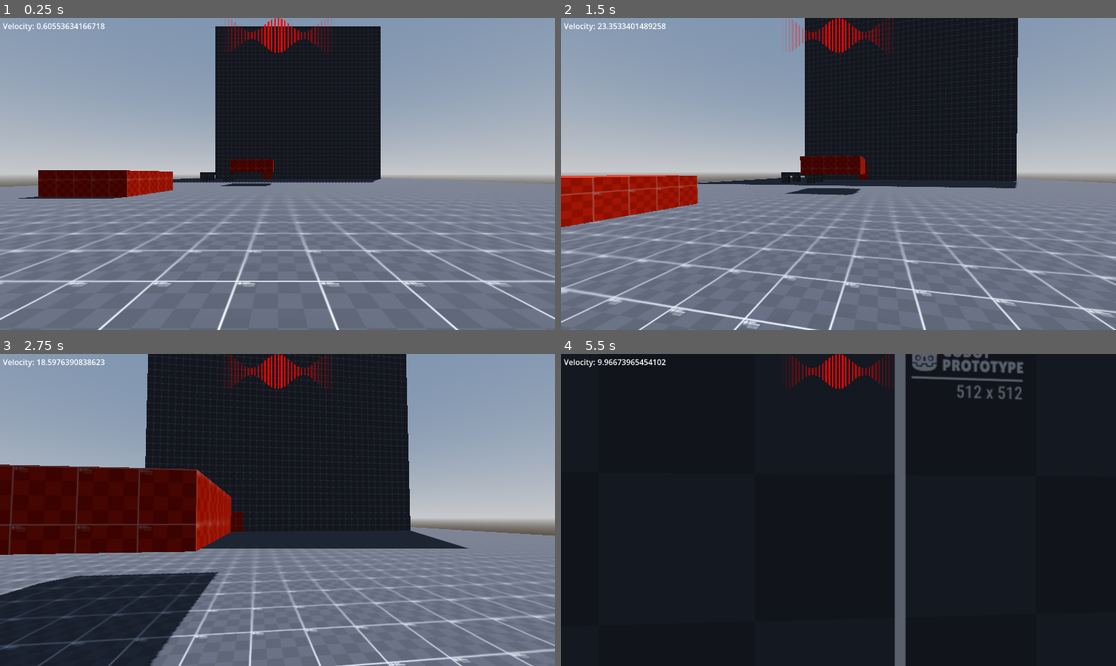
Above: before the commit, frames 1-4 (two rows, left to right).
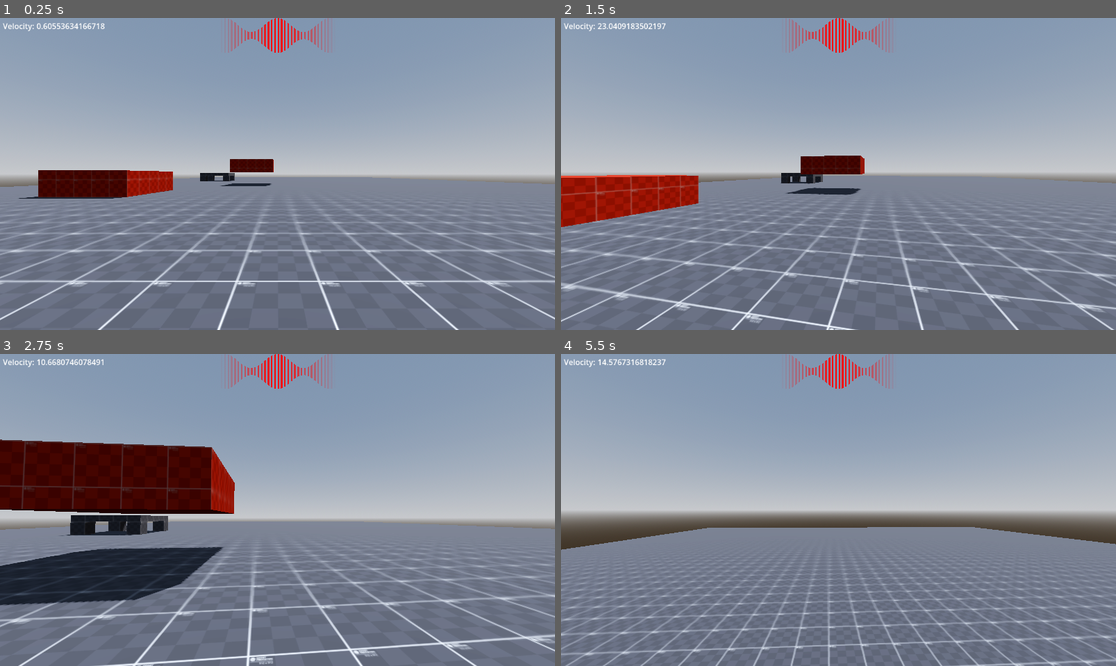
Above: after the commit, the same moments.

Repository: WasteIy/GameOff2025
Game: Godot game, scene res://Scenes/Levels/test_level.tscn
Two runs of this game, one before a commit and one after it. Both use one fixed random seed, a clock stepped at 60 frames per second and the inputs below.
Inputs (mouse positions are in pixels of both pictures, inside the frame that each line leads up to):
- Up to frame 1 (0.25 s): no input
- Up to frame 2 (1.5 s): tap Enter at 0.5 s; move the mouse to (866, 174) at 0.52 s; hold W (move_forward) from 0.53 s (still down); tap Space (jump) at 0.6, 0.77, 1.07, 1.35 s; click (866, 174) at 0.67 s; move the mouse to (810, 174) at 1.27 s
- Up to frame 3 (2.75 s): keep holding W (move_forward); tap Space (jump) at 1.52, 1.82, 2.1 s; move the mouse to (288, 503) at 2.02 s
- Up to frame 4 (5.5 s): keep holding W (move_forward); move the mouse to (832, 516) at 2.77 s; tap Space (jump) at 2.85, 3.02, 3.32, 3.6, 3.77, 4.07, 4.35, 4.52, 4.82, 5.1 s; click (832, 516) at 2.92 s; move the mouse to (877, 513) at 3.52 s; move the mouse to (794, 506) at 4.27 s; move the mouse to (844, 510) at 5.02 s; click (844, 510) at 5.17 s

The runs differ from the first frame. In frame 1, 14% of the frame differs, in the area x 31-69%, y 2-53%; in frame 2, 26%; in frame 3, 50%; in frame 4, 100%, in the area x 0-100%, y 0-100%.

Commit message:
Reset double jump after landing while walking

Diff:
--- a/Scenes/Levels/test_level.tscn
+++ b/Scenes/Levels/test_level.tscn
@@ -51,12 +51,6 @@
 size = Vector3(7.167533, 2.145, 7.1601563)
 material = ExtResource("2_k8g1k")
 
-[node name="Door" type="CSGBox3D" parent="Map/Red"]
-transform = Transform3D(1, 0, 0, 0, 1, 0, 0, 0, 1, 12.849753, 3.5714586, -60.73809)
-use_collision = true
-size = Vector3(2.8842041, 4.300818, 1.4)
-material = ExtResource("2_k8g1k")
-
 [node name="Blue" type="Node3D" parent="Map"]
 script = ExtResource("2_x4x4f")
 color = 2
@@ -73,13 +67,6 @@
 use_collision = true
 collision_mask = 2
 size = Vector3(7.1461444, 2.145, 7.1601563)
-material = ExtResource("2_npfmg")
-
-[node name="Window" type="CSGBox3D" parent="Map/Blue"]
-transform = Transform3D(1, 0, 0, 0, 1, 0, 0, 0, 1, 9.999641, 4.286951, -70.72578)
-operation = 2
-use_collision = true
-size = Vector3(17.137066, 2.8388388, 1.4)
 material = ExtResource("2_npfmg")
 
 [node name="Green" type="Node3D" parent="Map"]
@@ -100,13 +87,6 @@
 size = Vector3(7.167533, 2.145, 7.1601563)
 material = ExtResource("4_x4x4f")
 
-[node name="Window" type="CSGBox3D" parent="Map/Green"]
-transform = Transform3D(1, 0, 0, 0, 1, 0, 0, 0, 1, 9.999641, 4.286951, -70.72578)
-operation = 2
-use_collision = true
-size = Vector3(17.137066, 2.8388388, 1.4)
-material = ExtResource("4_x4x4f")
-
 [node name="Black" type="Node" parent="Map"]
 
 [node name="Floor" type="CSGBox3D" parent="Map/Black"]
@@ -117,86 +97,36 @@
 material = ExtResource("1_db73o")
 
 [node name="Crouch" type="CSGBox3D" parent="Map/Black"]
-transform = Transform3D(1, 0, 0, 0, 1, 0, 0, 0, 1, 0.7171662, 3.451389, -42.14258)
+transform = Transform3D(1, 0, 0, 0, 1, 0, 0, 0, 1, 0.70361185, 3.225264, -42.14461)
 use_collision = true
 collision_mask = 2
-size = Vector3(7.167533, 0.7258606, 7.1601563)
+size = Vector3(7.1499996, 0.715, 7.1499996)
 material = ExtResource("1_db73o")
 
 [node name="CSGBox3D1" type="CSGBox3D" parent="Map/Black/Crouch"]
-transform = Transform3D(1, 0, 0, 0, 1, 0, 0, 0, 1, 2.8561332, -1.1855557, 2.856041)
+transform = Transform3D(1, 0, 0, 0, 1, 0, 0, 0, 1, 2.8696876, -1.0724998, 2.8580742)
 use_collision = true
 collision_mask = 2
-size = Vector3(1.4538574, 1.6452777, 1.4448853)
+size = Vector3(1.4538574, 1.43, 1.4448853)
 material = ExtResource("1_db73o")
 
 [node name="CSGBox3D2" type="CSGBox3D" parent="Map/Black/Crouch"]
-transform = Transform3D(1, 0, 0, 0, 1, 0, 0, 0, 1, -2.8616254, -1.1855557, 2.8558464)
+transform = Transform3D(1, 0, 0, 0, 1, 0, 0, 0, 1, -2.848071, -1.0724998, 2.8578796)
 use_collision = true
 collision_mask = 2
-size = Vector3(1.4538574, 1.6452777, 1.4448853)
+size = Vector3(1.4538574, 1.43, 1.4448853)
 material = ExtResource("1_db73o")
 
 [node name="CSGBox3D3" type="CSGBox3D" parent="Map/Black/Crouch"]
-transform = Transform3D(1, 0, 0, 0, 1, 0, 0, 0, 1, -2.8616254, -1.1855557, -2.8545914)
+transform = Transform3D(1, 0, 0, 0, 1, 0, 0, 0, 1, -2.848071, -1.0724998, -2.8525581)
 use_collision = true
 collision_mask = 2
-size = Vector3(1.4538574, 1.6452777, 1.4448853)
+size = Vector3(1.4538574, 1.43, 1.4448853)
 material = ExtResource("1_db73o")
 
 [node name="CSGBox3D4" type="CSGBox3D" parent="Map/Black/Crouch"]
-transform = Transform3D(1, 0, 0, 0, 1, 0, 0, 0, 1, 2.8561332, -1.1855557, -2.8545914)
+transform = Transform3D(1, 0, 0, 0, 1, 0, 0, 0, 1, 2.8696876, -1.0724998, -2.8525581)
 use_collision = true
 collision_mask = 2
-size = Vector3(1.4538574, 1.6452777, 1.4448853)
+size = Vector3(1.4538574, 1.43, 1.4448853)
 material = ExtResource("1_db73o")
-
-[node name="Wall" type="CSGBox3D" parent="Map/Black"]
-transform = Transform3D(1, 0, 0, 0, 1, 0, 0, 0, 1, 23.614597, 28.523235, -60.73809)
-use_collision = true
-size = Vector3(58.612938, 54.20437, 1.4)
-material = ExtResource("1_db73o")
-
-[node name="Door2" type="CSGBox3D" parent="Map/Black/Wall"]
-transform = Transform3D(1, 0, 0, 0, 1, 0, 0, 0, 1, -10.764844, -24.951777, 0)
-operation = 2
-use_collision = true
-size = Vector3(2.8842041, 4.300818, 1.4)
-material = ExtResource("1_db73o")
-
-[node name="Wall2" type="CSGBox3D" parent="Map/Black"]
-transform = Transform3D(-4.371139e-08, 0, -1, 0, 1, 0, 1, 0, -4.371139e-08, 52.146545, 28.590631, -84.272995)
-use_collision = true
-size = Vector3(45.735268, 54.33916, 1.4)
-material = ExtResource("1_db73o")
-
-[node name="Wall3" type="CSGBox3D" parent="Map/Black"]
-transform = Transform3D(1, 0, 0, 0, 1, 0, 0, 0, 1, 23.614597, 28.50689, -107.84532)
-use_collision = true
-size = Vector3(58.612938, 54.17168, 1.4)
-material = ExtResource("1_db73o")
-
-[node name="Wall4" type="CSGBox3D" parent="Map/Black"]
-transform = Transform3D(-4.371139e-08, 0, -1, 0, 1, 0, 1, 0, -4.371139e-08, -4.9874763, 28.53213, -84.272995)
-use_collision = true
-size = Vector3(45.735268, 54.22216, 1.4)
-material = ExtResource("1_db73o")
-
-[node name="Wall5" type="CSGBox3D" parent="Map/Black"]
-transform = Transform3D(1, 0, 0, 0, 1, 0, 0, 0, 1, 10.057234, 6.337688, -70.72578)
-use_collision = true
-size = Vector3(28.705585, 9.833277, 1.4)
-material = ExtResource("1_db73o")
-
-[node name="Window" type="CSGBox3D" parent="Map/Black/Wall5"]
-transform = Transform3D(1, 0, 0, 0, 1, 0, 0, 0, 1, -0.057592392, -2.050737, 0)
-operation = 2
-use_collision = true
-size = Vector3(17.137066, 2.8388388, 1.4)
-material = ExtResource("1_db73o")
-
-[node name="Wall6" type="CSGBox3D" parent="Map/Black"]
-transform = Transform3D(1, 0, 0, 0, 1, 0, 0, 0, 1, 39.388676, 2.492652, -84.953964)
-use_collision = true
-size = Vector3(24.439219, 2.1432052, 1.4)
-material = ExtResource("1_db73o")
--- a/Scenes/Player/State Machine/idle_state.gd
+++ b/Scenes/Player/State Machine/idle_state.gd
@@ -6,10 +6,6 @@
 	print("Entrei no IdleState")
 	character = character_reference
 
-	flag_update()
-
-func flag_update():
-	character.floor_snap_length = 1.0
 	if character.number_air_jump < character.number_air_jump_reference: character.number_air_jump = character.number_air_jump_reference
 	if character.coyote_jump_cooldown < character.coyote_jump_cooldown_reference: character.coyote_jump_cooldown = character.coyote_jump_cooldown_reference
 
--- a/Scenes/Player/State Machine/in_air_state.gd
+++ b/Scenes/Player/State Machine/in_air_state.gd
@@ -5,9 +5,7 @@
 func enter(character_reference : CharacterBody3D):
 	print("Entrei no InAirState")
 	character = character_reference
-	verifications()
 
-func verifications():
 	if character.hit_ground_cooldown != character.hit_ground_cooldown_reference:
 		character.hit_ground_cooldown = character.hit_ground_cooldown_reference
 
--- a/Scenes/Player/State Machine/jump_state.gd
+++ b/Scenes/Player/State Machine/jump_state.gd
@@ -6,12 +6,10 @@
 	print("Entrei no JumpState")
 	character = character_reference
 
-	flag_update()
-	jump()
-
-func flag_update():
 	if character.hit_ground_cooldown != character.hit_ground_cooldown:
 		character.hit_ground_cooldown = character.hit_ground_cooldown
+
+	jump()
 
 func physics_update(delta: float):
 	applies(delta)
--- a/Scenes/Player/State Machine/walk_state.gd
+++ b/Scenes/Player/State Machine/walk_state.gd
@@ -5,6 +5,13 @@
 func enter(character_reference):
 	print("Entrei no WalkState")
 	character = character_reference
+
+	character.move_speed = character.walk_speed
+	character.move_acceleration = character.walk_acceleration
+	character.move_deceleration = character.walk_deceleration
+
+	if character.number_air_jump < character.number_air_jump_reference:
+		character.number_air_jump = character.number_air_jump_reference
 
 func physics_update(delta : float):
 	check_if_floor()
--- a/Scenes/Player/player.gd
+++ b/Scenes/Player/player.gd
@@ -1,17 +1,28 @@
 class_name Player extends CharacterBody3D
 
 @export_group("Movement Variables")
-@export var move_speed : float = 9.0
 @export var max_speed : float = 50.0
-@export var move_acceleration : float = 11.0
-@export var move_deceleration : float = 10.0
 @export var bunny_hop_desired_move_speed_increase : float = 3.0
 @export var desired_move_speed_curve : Curve
 @export var in_air_move_speed_curve : Curve
+var move_speed : float = 9.0
+var move_acceleration : float
+var move_deceleration : float
 var desired_move_speed : float = 0.0
 var was_on_floor : bool
 var last_frame_position : Vector3
 var last_frame_velocity : Vector3
+
+@export_group("Walk variables")
+@export var walk_speed : float = 10.0
+@export var walk_acceleration : float = 11.0
+@export var walk_deceleration : float = 10.0
+
+@export_group("Run variables")
+@export var run_speed : float = 12.0
+@export var run_acceleration : float = 10.0
+@export var run_deceleration : float = 9.0
+@export var continious_run : bool = false
 
 @export_group("Jump Variables")
 @export var jump_height: float = 2.1
@@ -45,7 +56,9 @@
 # Nota que começa com WalkState, isso é pra fazer a transição do idle pro walk no primeiro input do jogador
 
 func _ready():
-	# Passar a referência das variáveis
+	move_speed = walk_speed
+	move_acceleration = walk_acceleration
+	move_deceleration = walk_deceleration
 
 	hit_ground_cooldown_reference = hit_ground_cooldown
 	number_air_jump_reference = number_air_jump
--- a/Scenes/Player/player.tscn
+++ b/Scenes/Player/player.tscn
@@ -19,6 +19,7 @@
 
 [node name="Player" type="CharacterBody3D"]
 script = ExtResource("1_uvnfx")
+bunny_hop_desired_move_speed_increase = 1.0
 desired_move_speed_curve = ExtResource("2_jhyir")
 in_air_move_speed_curve = ExtResource("3_74mp2")
 
@@ -66,6 +67,8 @@
 script = ExtResource("8_gk6dx")
 metadata/_custom_type_script = "uid://dbsgd5wkgkk8i"
 
+[node name="RunState" type="Node" parent="StateMachine"]
+
 [node name="UI" parent="." instance=ExtResource("3_xpcdj")]
 
 [node name="Debug" type="CanvasLayer" parent="." node_paths=PackedStringArray("player")]
